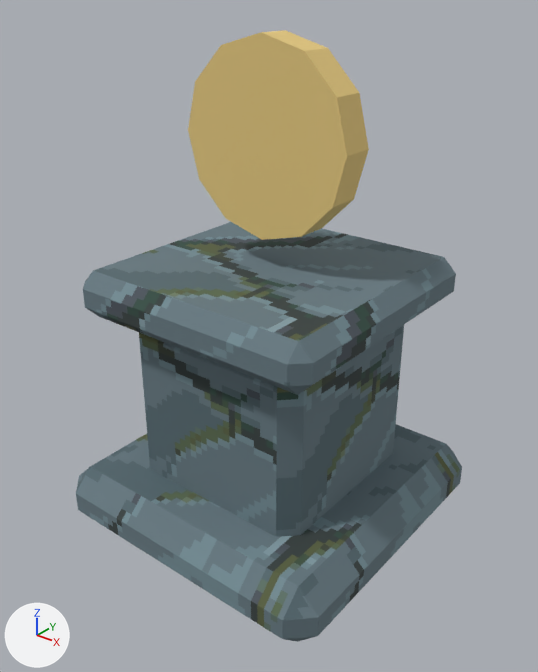
A saved change to the glTF model ArenaTaticaUnity/Assets/ArenaTatica/Resources/Models/Mapa/bosque/pilar_galeao.glb.
Both versions are drawn from a 50 mm lens placed at (0.892, -1.127, 1.142), pointed at (0.013, -0.029, 0.461). Arrows for +X, +Y and +Z are at lower left; the lights stay in place. The first picture is the older version.

Objects in the first picture: 'bosque_pilar_galeao'.
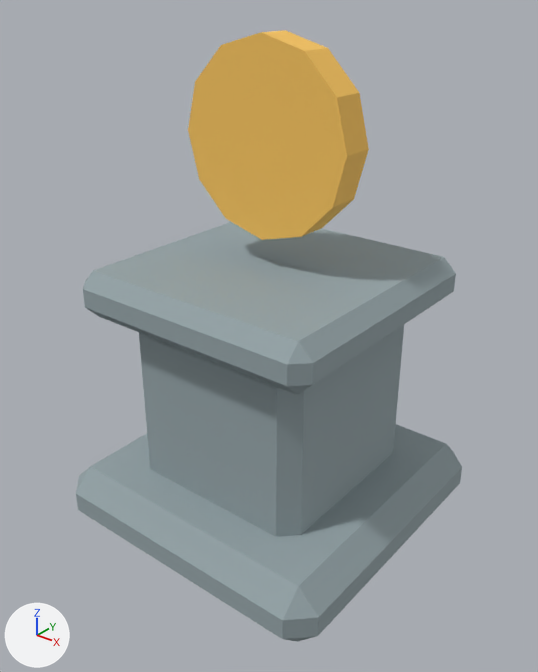
Edits to the scene script, one JSON object a line:
```json
{"block": "mat_bosque_pedra", "where": "n0 = _N.new('ShaderNodeBsdfPrincipled'); n0.name = 'Principled BSDF'"}
{"op": "set", "path": "n0.inputs[2].default_value", "old": "0.9", "new": "0.88", "note": "'Roughness'"}
{"block": "mat_bosque_pedra", "where": "n2 = _N.new('ShaderNodeMix'); n2.name = 'Mix'"}
{"op": "add", "block": "mat_bosque_pedra", "code": "n2.inputs[7].default_value = (0.3, 0.37, 0.39, 1.0)  # 'B', grey #95a4a8"}
{"op": "remove", "block": "mat_bosque_pedra", "code": "n4 = _N.new('ShaderNodeTexImage'); n4.name = 'Image Texture'"}
{"op": "remove", "block": "mat_bosque_pedra", "code": "n4.image = img_bosque_pedra"}
{"op": "remove", "block": "mat_bosque_pedra", "code": "n4.interpolation = 'Closest'"}
{"block": "mat_bosque_pedra", "where": "n3 = _N.new('ShaderNodeVertexColor'); n3.name = 'Color Attribute'"}
{"op": "remove", "block": "mat_bosque_pedra", "code": "_L.new(n3.outputs[0], n2.inputs[7])  # 'Color' to 'B'"}
{"op": "remove", "block": "mat_bosque_pedra", "code": "_L.new(n4.outputs[0], n2.inputs[6])  # 'Color' to 'A'"}
{"op": "add", "block": "mat_bosque_pedra", "code": "_L.new(n3.outputs[0], n2.inputs[6])  # 'Color' to 'A'"}
{"block": "mat_bosque_ouro", "where": "n2 = _N.new('ShaderNodeMix'); n2.name = 'Mix'"}
{"op": "set", "path": "n2.inputs[7].default_value", "old": "(0.78, 0.58, 0.21, 1.0)", "new": "(0.95, 0.56, 0.11, 1.0)", "note": "'B', yellow #e5c87e -> 'B', orange #f9c55d"}
```

Where the change shows, as pixel boxes [x1, y1, x2, y2] in the pictures (538 x 672 px):
```json
{"object": "bosque_pilar_galeao", "change": "surface changed", "before": [76, 30, 462, 642], "after": [76, 30, 462, 642], "on screen": "cyan to grey"}
```
